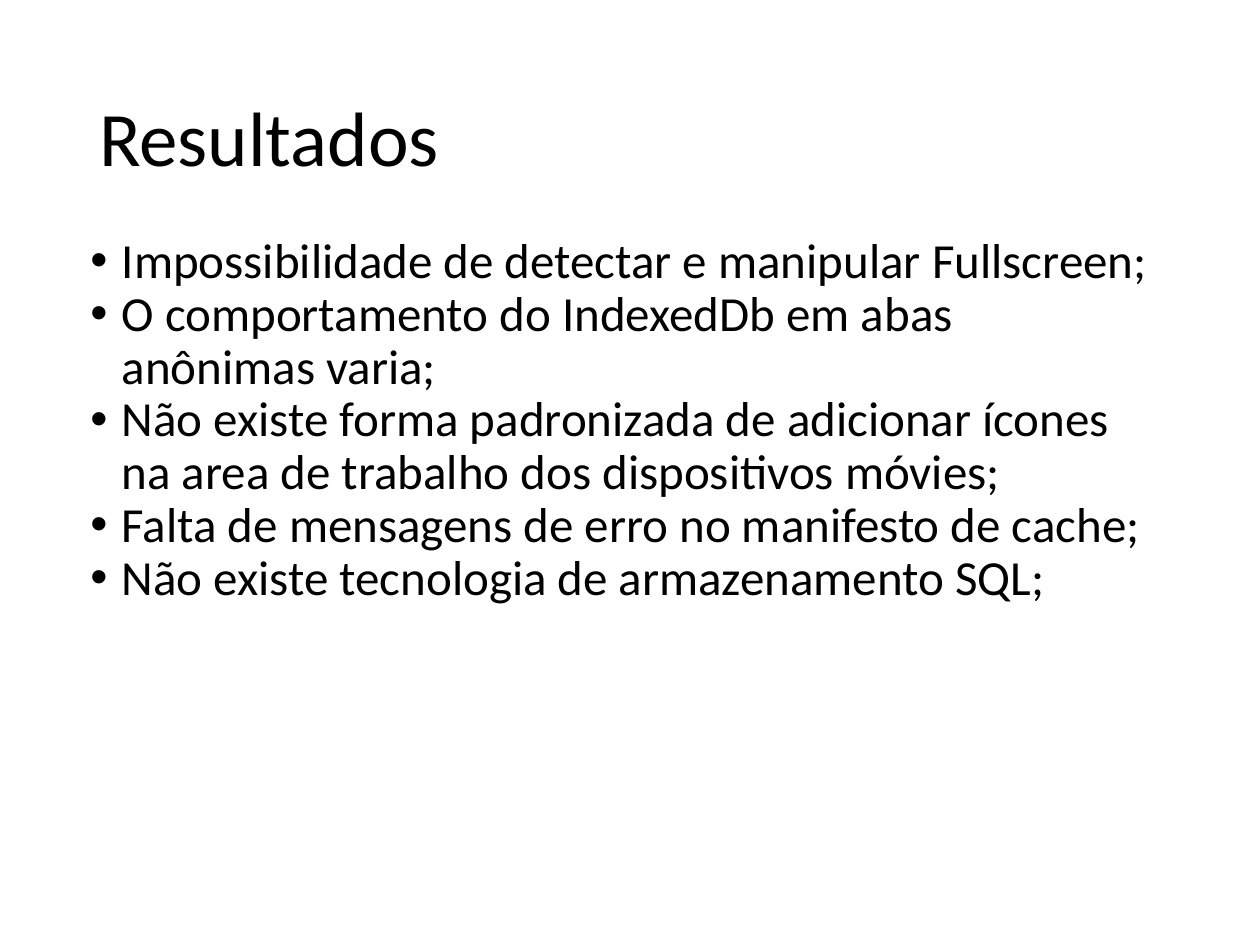
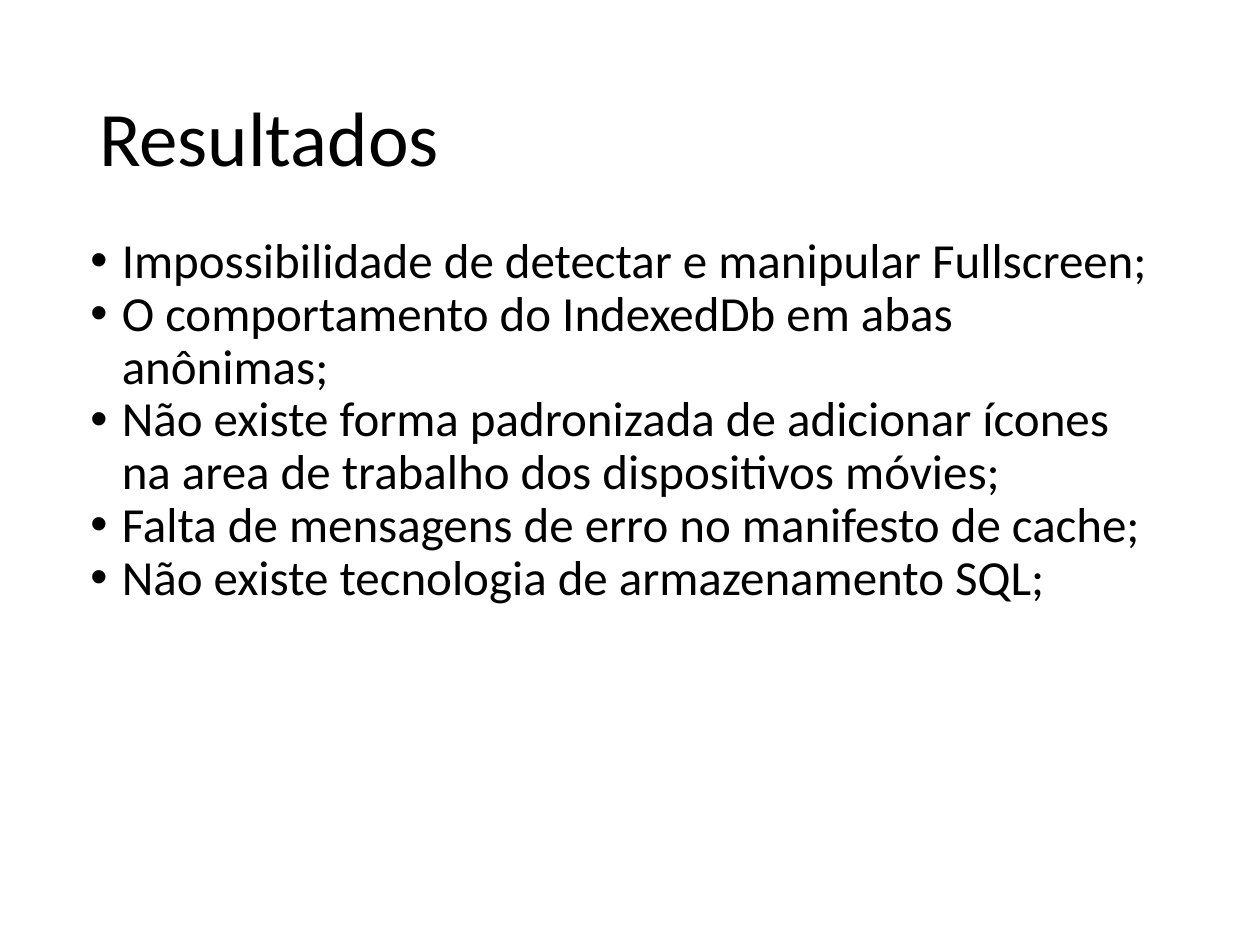
Before and after one commit to jeanCarloMachado/htmlLimitations, a slide deck: slide 21 of LimitacoesHTMLJogosMultiplataforma.odp. Drawn at 1260x945 pixels with LibreOffice and Linux fonts; fonts in the diff are those of the drawing; background and template pictures are left out. Boxes give left, top, right and bottom in pixels: in the first picture for what was removed or moved away, otherwise in the second. Text is boxed around its words. In the diff, an @@ line names an element or a change of style, - is before the commit and + after.

```diff
--- a/LimitacoesHTMLJogosMultiplataforma.odp
+++ b/LimitacoesHTMLJogosMultiplataforma.odp
@@ text at [122,297,953,390]: text changed @@
-• O comportamento do IndexedDb em abas anônimas varia;
+• O comportamento do IndexedDb em abas anônimas;
```
Also in this commit, not shown: 3 other slides changed, 3 other files.
